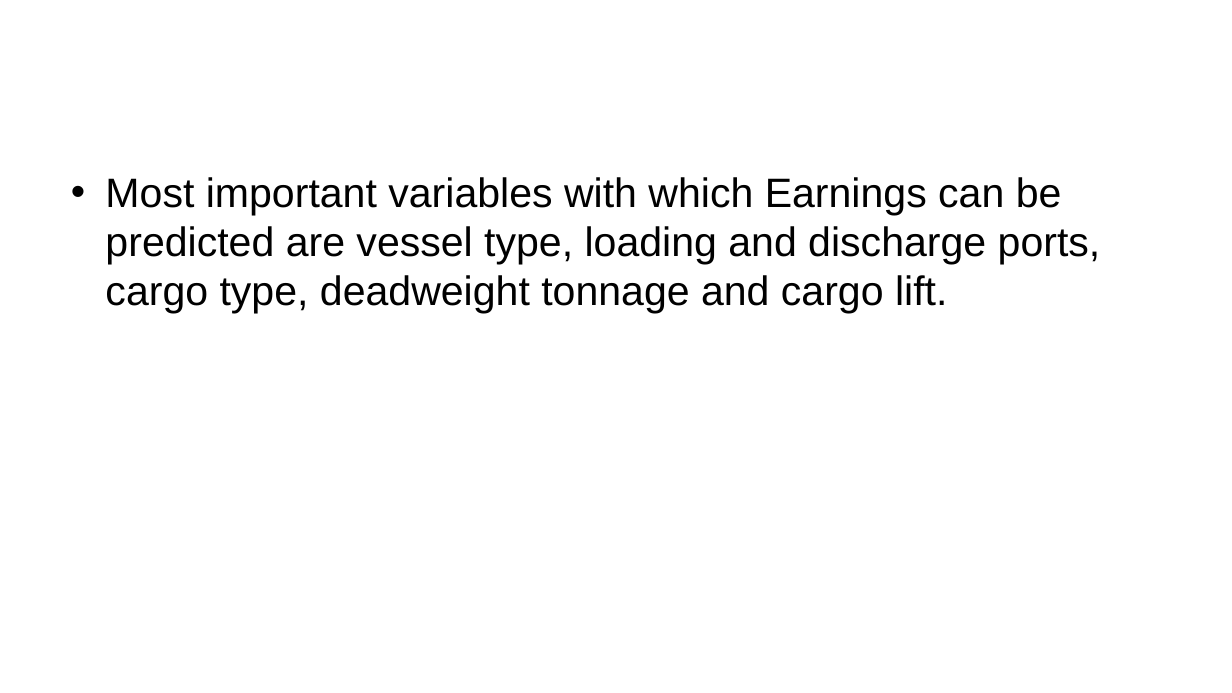
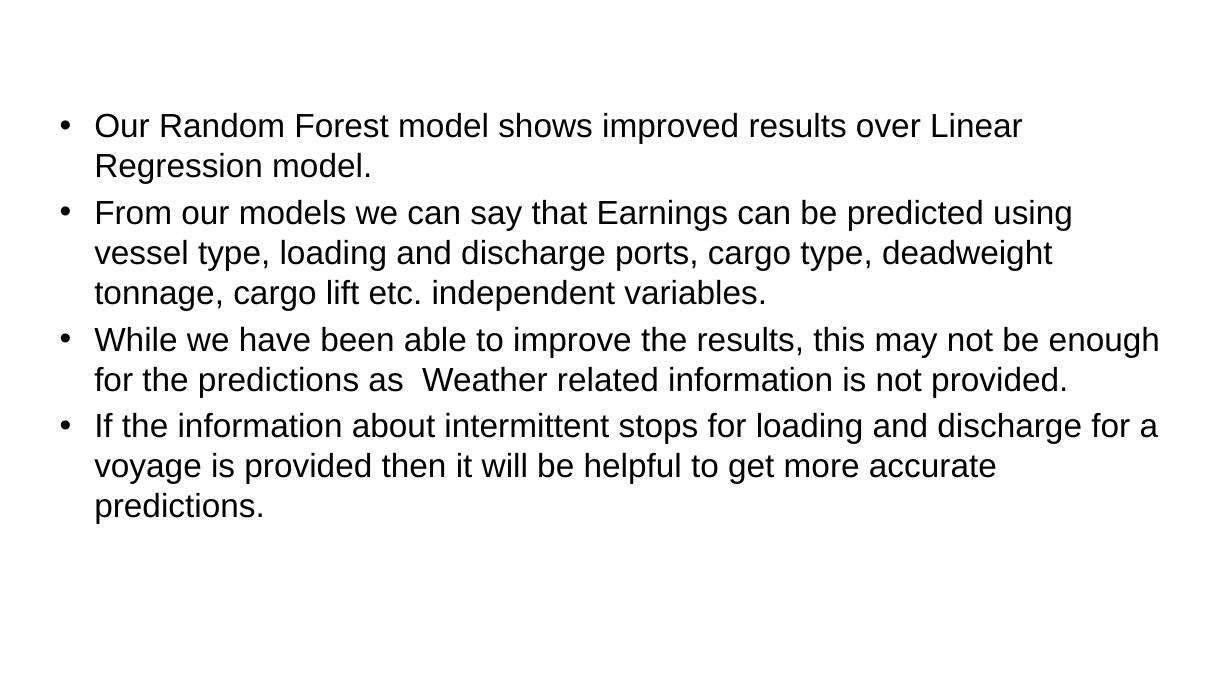
Before and after one commit to ruchajoshi1/capstone-project, a slide deck: slide 20 of Springborad Project.pptx (slide 18 before the commit). Drawn at 1232x693 pixels with LibreOffice and Linux fonts; fonts in the diff are those of the drawing; background and template pictures are left out. Boxes give left, top, right and bottom in pixels: in the first picture for what was removed or moved away, otherwise in the second. Text is boxed around its words. In the diff, an @@ line names an element or a change of style, - is before the commit and + after.

```diff
--- a/Springborad Project.pptx
+++ b/Springborad Project.pptx
@@ text at (94, 112, 1160, 524): text changed; size 32 to 26 pt @@
-• Most important variables with which Earnings can be predicted are vessel type, loading and discharge ports, cargo type, deadweight tonnage and cargo lift.
+• Our Random Forest model shows improved results over Linear Regression model.
+• From our models we can say that Earnings can be predicted using vessel type, loading and discharge ports, cargo type, deadweight tonnage, cargo lift etc. independent variables.
+• While we have been able to improve the results, this may not be enough for the predictions as Weather related information is not provided.
+• If the information about intermittent stops for loading and discharge for a voyage is provided then it will be helpful to get more accurate predictions.
```
Also in this commit, not shown: 9 other slides changed, 2 slides added, 2 other files.
